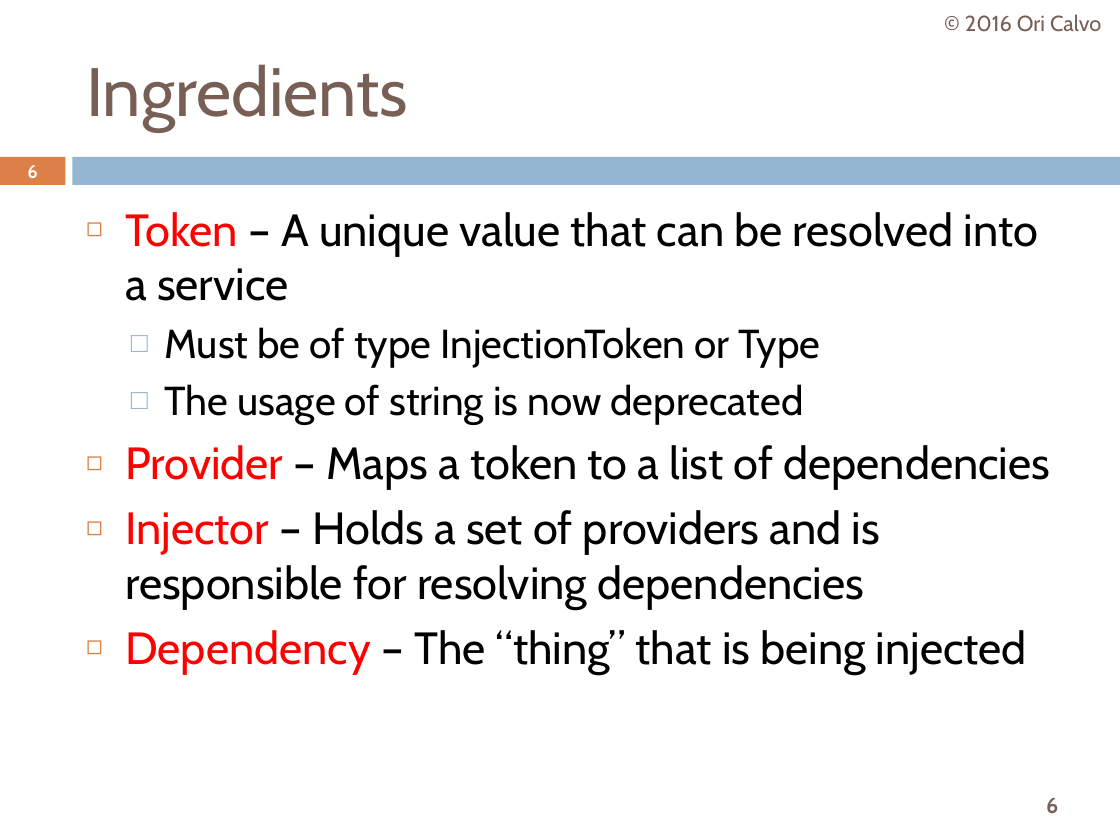
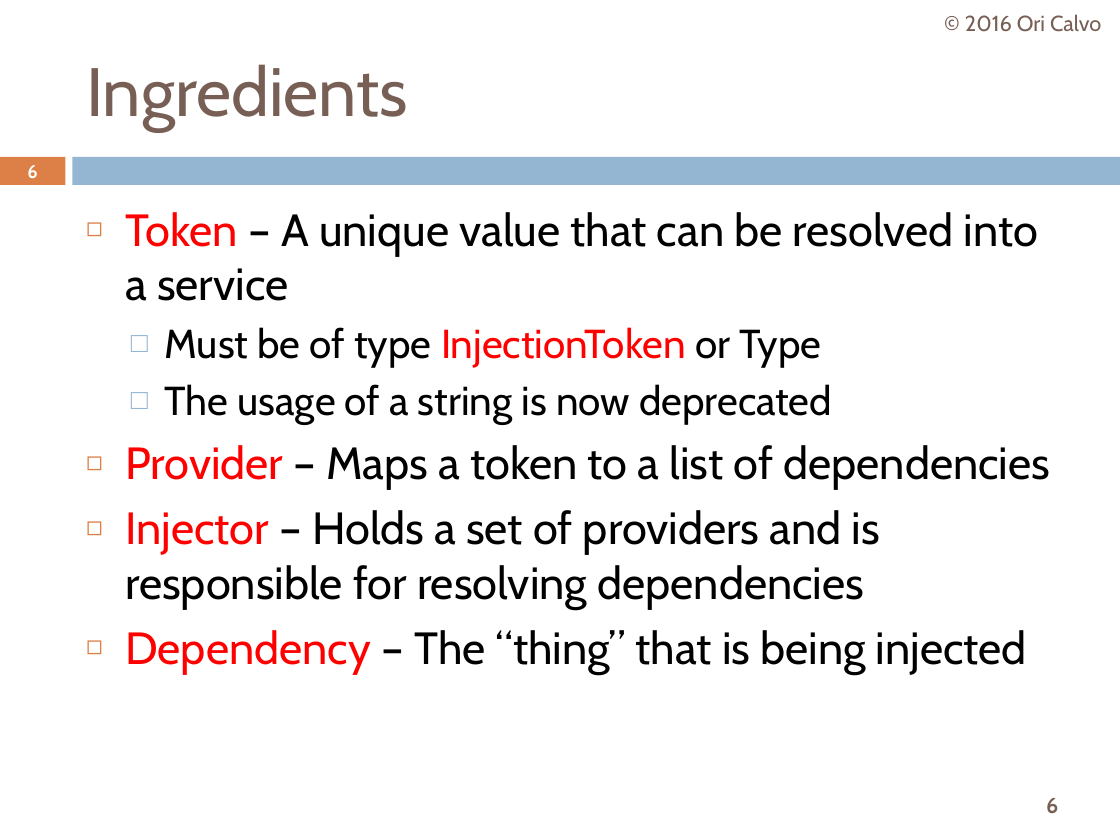
Before and after one commit to oricalvo/course-angular, a slide deck: slide 6 of PPTs/02 Dependency Injection.pptx. Drawn at 1120x840 pixels with LibreOffice and Linux fonts; fonts in the diff are those of the drawing. Boxes give left, top, right and bottom in pixels: in the first picture for what was removed or moved away, otherwise in the second. Text is boxed around its words. In the diff, an @@ line names an element or a change of style, - is before the commit and + after.

```diff
--- a/PPTs/02 Dependency Injection.pptx
+++ b/PPTs/02 Dependency Injection.pptx
@@ text at (164, 327, 821, 368): text colour #000000 to #FF0000 in "InjectionToken" @@
@@ text at (164, 384, 832, 425): text changed @@
-  □ The usage of string is now deprecated
+  □ The usage of a string is now deprecated
```
Also in this commit, not shown: 5 other slides changed, 2 slides added, 1 other file.
